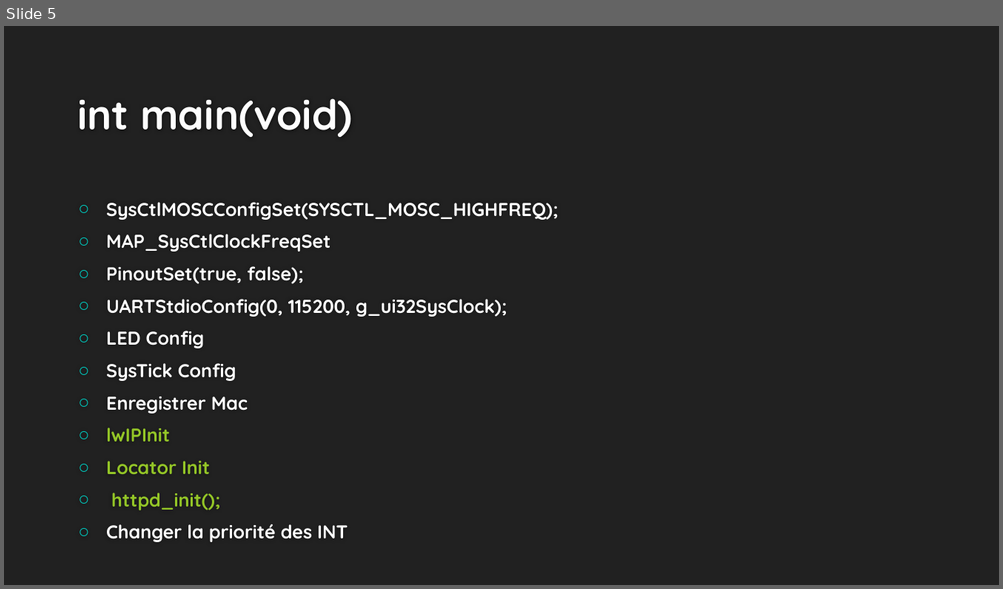
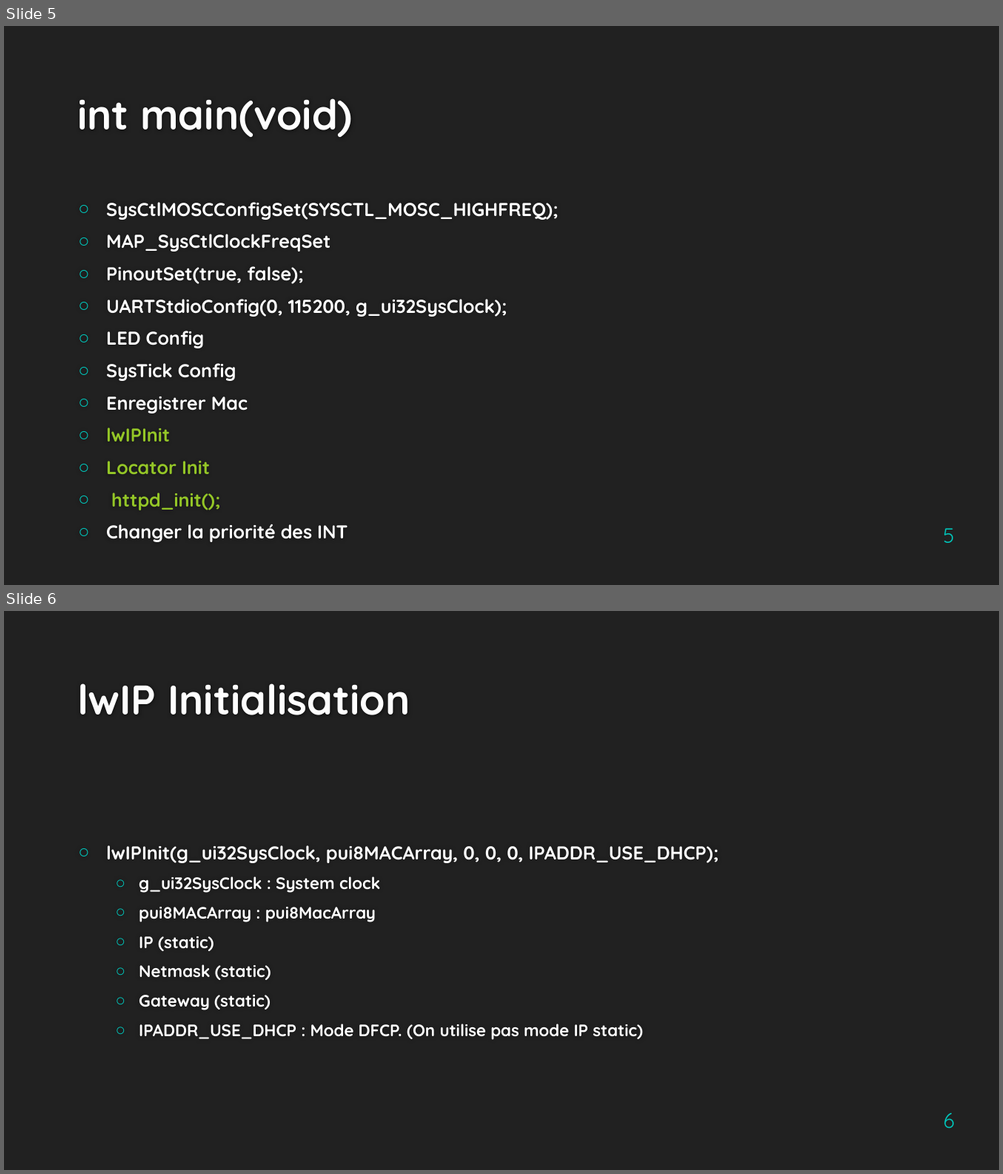
Before and after one commit to Jing2333/Cassiopee, a slide deck: Livrables/LwIP pour TIVA-C.pptx. Shown one above the other, each under a label of ours: slide 5 before the commit, slides 5 and 6 after it. The pictures are 1003x589 and 1003x1174 pixels, drawn with LibreOffice and Linux fonts; fonts in the diff are those of the drawing; background and template pictures are left out. Boxes give left, top, right and bottom in pixels: in the first picture for what was removed or moved away, otherwise in the second. Text is boxed around its words. In the diff, an @@ line names an element or a change of style, - is before the commit and + after.

```diff
--- a/Livrables/LwIP pour TIVA-C.pptx
+++ b/Livrables/LwIP pour TIVA-C.pptx
@@ slide 6 added at (4, 611, 999, 1170), background #212121 @@
@@ title added at (77, 684, 410, 715), 40 pt, text #FEFEFE, bold @@
+lwIP Initialisation
@@ text added at (106, 846, 719, 1040), 16 pt, text #FFFFFF, bold @@
+○ lwIPInit(g_ui32SysClock, pui8MACArray, 0, 0, 0, IPADDR_USE_DHCP);
+  ○ g_ui32SysClock : System clock
+  ○ pui8MACArray : pui8MacArray
+  ○ IP (static)
+  ○ Netmask (static)
+  ○ Gateway (static)
+  ○ IPADDR_USE_DHCP : Mode DFCP. (On utilise pas mode IP static)
@@ page number added at (943, 1113, 954, 1128), 20 pt, text #00C6BB @@
+6
@@ slide 5 changed as well @@
@@ page number added at (943, 528, 954, 543), 20 pt, text #00C6BB @@
+5
```
Also in this commit, not shown: 4 other slides changed, 1 other slide added, 1 slide removed.
